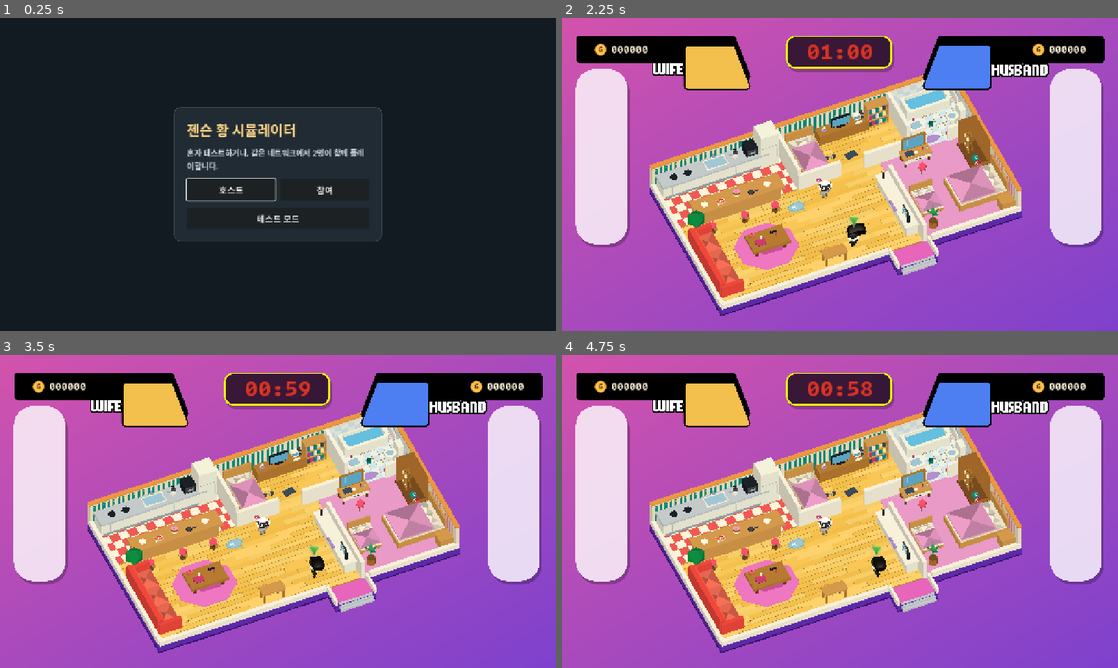
Above: before the commit, frames 1-4 (two rows, left to right).
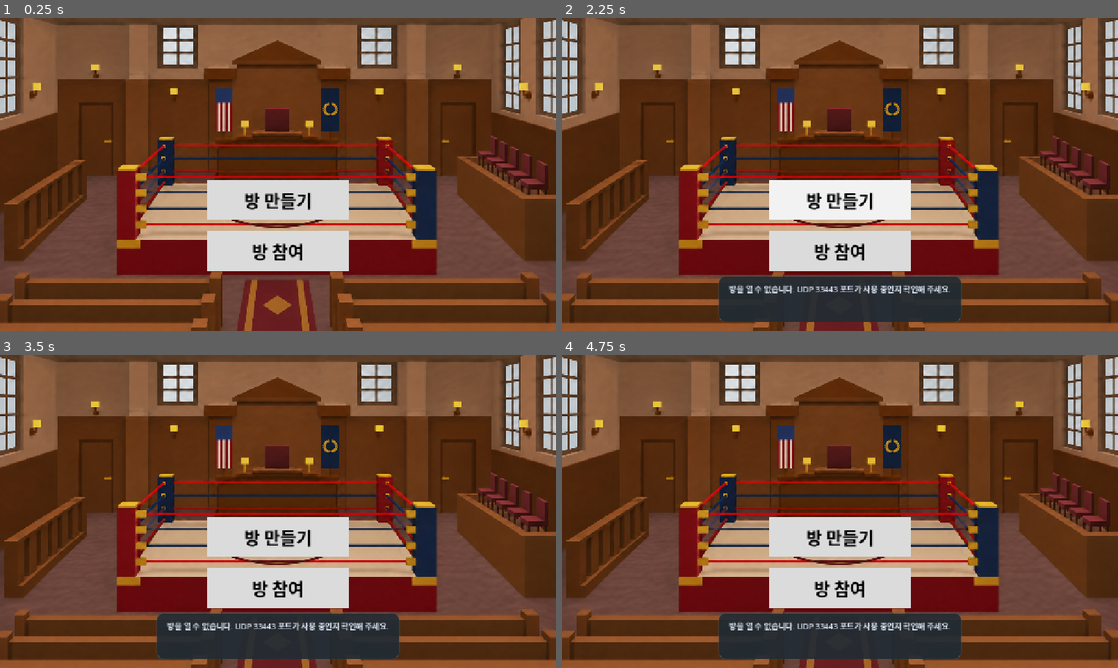
Above: after the commit, the same moments.

Repository: goray123/JensenHuangSimulator
Game: Godot game, scene res://lan_lobby.tscn
Same seed, same stepped clock (60 frames per second), same inputs: the game is played once before the commit and once after it.
Inputs (mouse positions are in pixels of both pictures, inside the frame that each line leads up to):
- Up to frame 1 (0.25 s): no input
- Up to frame 2 (2.25 s): click "호스트" (after the commit: "방 만들기") at 0.5 s; click "참여" (after the commit: "방 참여") at 1.25 s; click (840, 218) at 2 s, where only the run before the commit has a clickable "테스트 모드"
- Up to frame 3 (3.5 s): tap Enter at 2.75 s; move the mouse to (400, 495) at 2.77 s; hold D (move_right) from 2.78 s (still down); hold Right mouse button (bag_item) from 2.78 s (still down); click (400, 495) at 2.92 s; tap Space at 3.02 s
- Up to frame 4 (4.75 s): release D (move_right) at 3.5 s; release Right mouse button (bag_item) at 3.5 s; drag from (728, 527) to (812, 574) at 3.52 s; move the mouse to (895, 442) at 4.27 s; hold D (move_right) from 4.28 s (still down); hold F (test_hit) from 4.28 s (still down); click (895, 442) at 4.42 s

The runs differ from the first frame. In frame 1, 98% of the frame differs, in the area x 0-100%, y 0-100%; in frame 2, 99%; in frame 3, 100%; in frame 4, 100%.

Commit message:
feat : 컷 만화 추가

Diff:
--- /dev/null
+++ b/intro_cutscene.gd
@@ -0,0 +1,173 @@
+extends CanvasLayer
+## Comic intro shown before entering the game.
+## Toon1~5 slide in one by one on a black screen, then Toon6 slides in under them and plays its video.
+## Each panel moves on after a click or 0.6 s after it settles; clicks also skip the video.
+
+signal finished
+
+## Every panel image shares this page size; Toon6's video covers VIDEO_RECT of it.
+const PAGE_SIZE := Vector2(2360, 1640)
+const VIDEO_RECT := Rect2(6, 32, 2360, 1573)
+const SLIDE_DISTANCE := 40.0
+const ENTER_TIME := 0.5
+const HOLD_TIME := 0.6
+const END_DELAY := 0.5
+const PANELS: Array[Texture2D] = [
+	preload("res://assets/Sprites/TitleScene/Cutscene/Toon1.png"),
+	preload("res://assets/Sprites/TitleScene/Cutscene/Toon2.png"),
+	preload("res://assets/Sprites/TitleScene/Cutscene/Toon3.png"),
+	preload("res://assets/Sprites/TitleScene/Cutscene/Toon4.png"),
+	preload("res://assets/Sprites/TitleScene/Cutscene/Toon5.png"),
+]
+## Direction each Toon comes from (Toon1~6).
+const FROM: Array[Vector2] = [Vector2.UP, Vector2.LEFT, Vector2.UP, Vector2.UP, Vector2.DOWN, Vector2.UP]
+const VIDEO := preload("res://assets/Sprites/TitleScene/Toon6_Anim.ogv")
+const FIRST_FRAME := preload("res://assets/Sprites/TitleScene/Cutscene/Toon6_First.png")
+const LAST_FRAME := preload("res://assets/Sprites/TitleScene/Cutscene/Toon6_Last.png")
+
+var _page: Control
+var _steps: Array[Control] = []
+var _video: VideoStreamPlayer
+var _poster: TextureRect
+var _waiting: Label
+var _step := -1
+var _token := 0
+var _tween: Tween
+var _scale := 1.0
+var _ending := false
+
+
+func _ready() -> void:
+	layer = 100
+	var black := ColorRect.new()
+	black.color = Color.BLACK
+	black.set_anchors_preset(Control.PRESET_FULL_RECT)
+	add_child(black)
+
+	var view := get_viewport().get_visible_rect().size
+	_scale = minf(view.x / VIDEO_RECT.size.x, view.y / VIDEO_RECT.size.y)
+	_page = Control.new()
+	_page.mouse_filter = Control.MOUSE_FILTER_IGNORE
+	_page.texture_filter = CanvasItem.TEXTURE_FILTER_LINEAR_WITH_MIPMAPS
+	_page.size = PAGE_SIZE
+	_page.scale = Vector2.ONE * _scale
+	_page.position = (view - VIDEO_RECT.size * _scale) / 2.0 - VIDEO_RECT.position * _scale
+	add_child(_page)
+
+	# Toon6 is added first so it sits under every other Toon.
+	var toon6 := Control.new()
+	toon6.mouse_filter = Control.MOUSE_FILTER_IGNORE
+	toon6.size = PAGE_SIZE
+	_poster = _make_rect(FIRST_FRAME, VIDEO_RECT)
+	toon6.add_child(_poster)
+	_video = VideoStreamPlayer.new()
+	_video.stream = VIDEO
+	_video.expand = true
+	_video.position = VIDEO_RECT.position
+	_video.size = VIDEO_RECT.size
+	_video.visible = false
+	_video.finished.connect(_end_video)
+	toon6.add_child(_video)
+	_page.add_child(toon6)
+	for texture in PANELS:
+		_steps.append(_make_rect(texture, Rect2(Vector2.ZERO, PAGE_SIZE)))
+		_page.add_child(_steps.back())
+	_steps.append(toon6)
+	for node in _steps:
+		node.hide()
+
+	_waiting = Label.new()
+	_waiting.text = "상대를 기다리는 중…"
+	_waiting.add_theme_font_size_override(&"font_size", 22)
+	_waiting.horizontal_alignment = HORIZONTAL_ALIGNMENT_CENTER
+	_waiting.set_anchors_and_offsets_preset(Control.PRESET_CENTER_BOTTOM)
+	_waiting.offset_left = -200.0
+	_waiting.offset_right = 200.0
+	_waiting.offset_top = -48.0
+	_waiting.offset_bottom = -16.0
+	_waiting.hide()
+	add_child(_waiting)
+
+	_next()
+
+
+## Shown when this player finished the intro but the other player is still watching.
+func show_waiting() -> void:
+	_waiting.show()
+
+
+func _make_rect(texture: Texture2D, rect: Rect2) -> TextureRect:
+	var node := TextureRect.new()
+	node.texture = texture
+	node.expand_mode = TextureRect.EXPAND_IGNORE_SIZE
+	node.mouse_filter = Control.MOUSE_FILTER_IGNORE
+	node.position = rect.position
+	node.size = rect.size
+	return node
+
+
+func _next() -> void:
+	_step += 1
+	_token += 1
+	var node := _steps[_step]
+	node.position = FROM[_step] * SLIDE_DISTANCE / _scale
+	node.modulate.a = 0.0
+	node.show()
+	_tween = create_tween().set_parallel().set_trans(Tween.TRANS_CUBIC).set_ease(Tween.EASE_OUT)
+	_tween.tween_property(node, ^"position", Vector2.ZERO, ENTER_TIME)
+	_tween.tween_property(node, ^"modulate:a", 1.0, ENTER_TIME)
+	_tween.finished.connect(_on_entered.bind(_token))
+
+
+func _on_entered(token: int) -> void:
+	if token != _token:
+		return
+	if _step == _steps.size() - 1:
+		_play_video()
+	else:
+		get_tree().create_timer(HOLD_TIME).timeout.connect(_hold_done.bind(token))
+
+
+func _hold_done(token: int) -> void:
+	if token == _token:
+		_next()
+
+
+func _snap_current() -> void:
+	if _tween != null and _tween.is_valid():
+		_tween.kill()
+	var node := _steps[_step]
+	node.position = Vector2.ZERO
+	node.modulate.a = 1.0
+
+
+func _play_video() -> void:
+	_token += 1
+	_video.show()
+	_video.play()
+
+
+func _end_video() -> void:
+	if _ending:
+		return
+	_ending = true
+	_video.stop()
+	_video.hide()
+	_poster.texture = LAST_FRAME
+	get_tree().create_timer(END_DELAY).timeout.connect(finished.emit)
+
+
+func _input(event: InputEvent) -> void:
+	if not (event is InputEventMouseButton or event is InputEventMouseMotion):
+		return
+	get_viewport().set_input_as_handled()
+	if not (event is InputEventMouseButton and event.pressed and event.button_index == MOUSE_BUTTON_LEFT) or _ending:
+		return
+	if _video.is_playing():
+		_end_video()
+		return
+	_snap_current()
+	if _step == _steps.size() - 1:
+		_play_video()
+	else:
+		_next()
--- a/lan_lobby.gd
+++ b/lan_lobby.gd
@@ -4,11 +4,15 @@
 
 const APARTMENT := preload("res://house.tscn")
 const TEST_MODE := preload("res://test_mode.gd")
+const INTRO := preload("res://intro_cutscene.gd")
 const GAME_PORT := 33443
 const DISCOVERY_PORT := 33444
 const TIMEOUT_MS := 4500
 const SEARCH_INTERVAL_MS := 350
-const READY_MESSAGE := "혼자 테스트하거나, 같은 네트워크에서 2명이 함께 플레이합니다."
+const READY_MESSAGE := ""
+
+## Off in automated tests so they enter the game without waiting for the comic intro.
+@export var play_intro := true
 
 var _state := State.IDLE
 var _peer: ENetMultiplayerPeer
@@ -18,13 +22,15 @@
 var _deadline := 0
 var _next_search := 0
 var _apartment: Node3D
+var _intro: CanvasLayer
+var _intro_done_peers: Array[int] = []
 
 @onready var _menu: Control = $Menu
 @onready var _status: Label = %Status
+@onready var _status_panel: Control = %StatusPanel
 @onready var _host_button: Button = %Host
 @onready var _join_button: Button = %Join
 @onready var _start_button: Button = %Start
-@onready var _test_button: Button = %TestMode
 @onready var _back_hint: Label = %BackHint
 
 
@@ -32,7 +38,6 @@
 	_host_button.pressed.connect(_host_room)
 	_join_button.pressed.connect(_find_room)
 	_start_button.pressed.connect(_start_game)
-	_test_button.pressed.connect(_start_test_mode)
 	multiplayer.peer_connected.connect(_on_peer_connected)
 	multiplayer.peer_disconnected.connect(_on_peer_disconnected)
 	multiplayer.connected_to_server.connect(_on_connected_to_host)
@@ -48,6 +53,9 @@
 func _unhandled_key_input(event: InputEvent) -> void:
 	if _state != State.IDLE and event.is_action_pressed(&"ui_cancel"):
 		_return_to_menu(READY_MESSAGE)
+		get_viewport().set_input_as_handled()
+	elif _state == State.IDLE and event is InputEventKey and event.pressed and not event.echo and event.physical_keycode == KEY_F2:
+		_start_test_mode()
 		get_viewport().set_input_as_handled()
 	elif _state == State.TESTING and event.is_action_pressed(&"test_reset"):
 		_restart_test_mode.call_deferred()
@@ -166,6 +174,37 @@
 	var peers := multiplayer.get_peers()
 	if peers.size() == 1:
 		_peer.refuse_new_connections = true
+		_intro_done_peers.clear()
+		_play_match_intro.rpc(peers[0])
+
+
+## Both players watch the intro; the host opens the map once both have finished it.
+@rpc("authority", "call_local", "reliable")
+func _play_match_intro(guest_id: int) -> void:
+	if _apartment != null or _intro != null or (_state != State.HOSTING and multiplayer.get_unique_id() != guest_id):
+		return
+	_run_intro(_on_match_intro_done)
+
+
+func _on_match_intro_done() -> void:
+	if _intro != null:
+		_intro.show_waiting()
+	if multiplayer.is_server():
+		_report_intro_done()
+	elif _state == State.JOINED:
+		_report_intro_done.rpc_id(1)
+
+
+@rpc("any_peer", "call_remote", "reliable")
+func _report_intro_done() -> void:
+	if not multiplayer.is_server() or _state != State.HOSTING or _apartment != null:
+		return
+	var sender := multiplayer.get_remote_sender_id()
+	var peer_id := sender if sender != 0 else 1
+	if peer_id not in _intro_done_peers:
+		_intro_done_peers.append(peer_id)
+	var peers := multiplayer.get_peers()
+	if peers.size() == 1 and 1 in _intro_done_peers and peers[0] in _intro_done_peers:
 		_open_apartment.rpc(peers[0])
 
 
@@ -173,6 +212,7 @@
 func _open_apartment(guest_id: int) -> void:
 	if _apartment != null or (_state != State.HOSTING and multiplayer.get_unique_id() != guest_id):
 		return
+	_remove_intro()
 	_apartment = APARTMENT.instantiate()
 	_apartment.guest_peer_id = guest_id
 	add_child(_apartment)
@@ -184,10 +224,34 @@
 		return
 	_close_network()
 	_state = State.TESTING
-	_open_test_apartment()
+	_run_intro(_on_test_intro_done)
+
+
+func _on_test_intro_done() -> void:
+	if _state == State.TESTING and _apartment == null:
+		_open_test_apartment()
+
+
+## Shows the comic intro over everything, then calls on_done.
+func _run_intro(on_done: Callable) -> void:
+	_menu.hide()
+	if not play_intro:
+		on_done.call_deferred()
+		return
+	_intro = INTRO.new()
+	_intro.name = "Intro"
+	_intro.finished.connect(on_done)
+	add_child(_intro)
+
+
+func _remove_intro() -> void:
+	if _intro != null:
+		_intro.queue_free()
+		_intro = null
 
 
 func _open_test_apartment() -> void:
+	_remove_intro()
 	_apartment = APARTMENT.instantiate()
 	add_child(_apartment)
 	var test_mode := TEST_MODE.new()
@@ -197,13 +261,14 @@
 
 
 func _restart_test_mode() -> void:
-	if _state != State.TESTING:
+	if _state != State.TESTING or _apartment == null:
 		return
 	_remove_apartment()
 	_open_test_apartment()
 
 
 func _remove_apartment() -> void:
+	_remove_intro()
 	if _apartment != null:
 		remove_child(_apartment)
 		_apartment.queue_free()
@@ -229,7 +294,7 @@
 	_status.text = message
 	_host_button.visible = _state == State.IDLE
 	_join_button.visible = _state == State.IDLE
-	_test_button.visible = _state == State.IDLE
+	_status_panel.visible = _state != State.IDLE or not message.is_empty()
 	_start_button.visible = _state == State.HOSTING
 	_start_button.disabled = _state != State.HOSTING or multiplayer.get_peers().is_empty()
 	_back_hint.visible = _state != State.IDLE
--- a/lan_lobby.tscn
+++ b/lan_lobby.tscn
@@ -1,13 +1,14 @@
 [gd_scene format=3]
 
 [ext_resource type="Script" path="res://lan_lobby.gd" id="1_lobby"]
+[ext_resource type="Texture2D" path="res://assets/Sprites/TitleScene/임시 배경.png" id="2_bg"]
 
 [sub_resource type="StyleBoxFlat" id="StyleBoxFlat_panel"]
-content_margin_left = 30.0
-content_margin_top = 28.0
-content_margin_right = 30.0
-content_margin_bottom = 28.0
-bg_color = Color(0.13, 0.17, 0.2, 1)
+content_margin_left = 24.0
+content_margin_top = 16.0
+content_margin_right = 24.0
+content_margin_bottom = 16.0
+bg_color = Color(0.13, 0.17, 0.2, 0.92)
 border_width_left = 1
 border_width_top = 1
 border_width_right = 1
@@ -17,6 +18,21 @@
 corner_radius_top_right = 16
 corner_radius_bottom_left = 16
 corner_radius_bottom_right = 16
+
+[sub_resource type="SystemFont" id="SystemFont_title"]
+font_names = PackedStringArray("Malgun Gothic", "Apple SD Gothic Neo", "Noto Sans CJK KR", "Sans-Serif")
+font_weight = 700
+
+[sub_resource type="StyleBoxFlat" id="StyleBoxFlat_button"]
+bg_color = Color(0.86, 0.86, 0.86, 1)
+
+[sub_resource type="StyleBoxFlat" id="StyleBoxFlat_button_hover"]
+bg_color = Color(0.95, 0.95, 0.95, 1)
+
+[sub_resource type="StyleBoxFlat" id="StyleBoxFlat_button_pressed"]
+bg_color = Color(0.72, 0.72, 0.72, 1)
+
+[sub_resource type="StyleBoxEmpty" id="StyleBoxEmpty_focus"]
 
 [node name="LanLobby" type="Node"]
 script = ExtResource("1_lobby")
@@ -29,88 +45,108 @@
 grow_horizontal = 2
 grow_vertical = 2
 
-[node name="Backdrop" type="ColorRect" parent="Menu"]
+[node name="Background" type="TextureRect" parent="Menu"]
 layout_mode = 1
 anchors_preset = 15
 anchor_right = 1.0
 anchor_bottom = 1.0
 grow_horizontal = 2
 grow_vertical = 2
-color = Color(0.075, 0.105, 0.135, 1)
+texture = ExtResource("2_bg")
+expand_mode = 1
+stretch_mode = 6
 
-[node name="Center" type="CenterContainer" parent="Menu"]
+[node name="TitleButtons" type="VBoxContainer" parent="Menu"]
 layout_mode = 1
-anchors_preset = 15
-anchor_right = 1.0
-anchor_bottom = 1.0
+anchors_preset = 8
+anchor_left = 0.5
+anchor_top = 0.5
+anchor_right = 0.5
+anchor_bottom = 0.5
+offset_left = -165.0
+offset_top = 14.0
+offset_right = 165.0
+offset_bottom = 221.0
 grow_horizontal = 2
 grow_vertical = 2
+theme_override_constants/separation = 27
 
-[node name="Panel" type="PanelContainer" parent="Menu/Center"]
-custom_minimum_size = Vector2(480, 0)
+[node name="Host" type="Button" parent="Menu/TitleButtons"]
+unique_name_in_owner = true
+custom_minimum_size = Vector2(0, 90)
 layout_mode = 2
+mouse_default_cursor_shape = 2
+theme_override_colors/font_color = Color(0, 0, 0, 1)
+theme_override_colors/font_hover_color = Color(0, 0, 0, 1)
+theme_override_colors/font_pressed_color = Color(0, 0, 0, 1)
+theme_override_colors/font_focus_color = Color(0, 0, 0, 1)
+theme_override_fonts/font = SubResource("SystemFont_title")
+theme_override_font_sizes/font_size = 40
+theme_override_styles/normal = SubResource("StyleBoxFlat_button")
+theme_override_styles/hover = SubResource("StyleBoxFlat_button_hover")
+theme_override_styles/pressed = SubResource("StyleBoxFlat_button_pressed")
+theme_override_styles/focus = SubResource("StyleBoxEmpty_focus")
+text = "방 만들기"
+
+[node name="Join" type="Button" parent="Menu/TitleButtons"]
+unique_name_in_owner = true
+custom_minimum_size = Vector2(0, 90)
+layout_mode = 2
+mouse_default_cursor_shape = 2
+theme_override_colors/font_color = Color(0, 0, 0, 1)
+theme_override_colors/font_hover_color = Color(0, 0, 0, 1)
+theme_override_colors/font_pressed_color = Color(0, 0, 0, 1)
+theme_override_colors/font_focus_color = Color(0, 0, 0, 1)
+theme_override_fonts/font = SubResource("SystemFont_title")
+theme_override_font_sizes/font_size = 40
+theme_override_styles/normal = SubResource("StyleBoxFlat_button")
+theme_override_styles/hover = SubResource("StyleBoxFlat_button_hover")
+theme_override_styles/pressed = SubResource("StyleBoxFlat_button_pressed")
+theme_override_styles/focus = SubResource("StyleBoxEmpty_focus")
+text = "방 참여"
+
+[node name="StatusPanel" type="PanelContainer" parent="Menu"]
+unique_name_in_owner = true
+layout_mode = 1
+anchors_preset = 7
+anchor_left = 0.5
+anchor_top = 1.0
+anchor_right = 0.5
+anchor_bottom = 1.0
+offset_left = -280.0
+offset_top = -126.0
+offset_right = 280.0
+offset_bottom = -20.0
+grow_horizontal = 2
+grow_vertical = 0
 theme_override_styles/panel = SubResource("StyleBoxFlat_panel")
 
-[node name="Content" type="VBoxContainer" parent="Menu/Center/Panel"]
+[node name="Content" type="VBoxContainer" parent="Menu/StatusPanel"]
 layout_mode = 2
-theme_override_constants/separation = 16
+theme_override_constants/separation = 12
 
-[node name="Title" type="Label" parent="Menu/Center/Panel/Content"]
-layout_mode = 2
-theme_override_colors/font_color = Color(1, 0.84, 0.53, 1)
-theme_override_font_sizes/font_size = 32
-text = "젠슨 황 시뮬레이터"
-
-[node name="Status" type="Label" parent="Menu/Center/Panel/Content"]
+[node name="Status" type="Label" parent="Menu/StatusPanel/Content"]
 unique_name_in_owner = true
-custom_minimum_size = Vector2(0, 52)
 layout_mode = 2
 theme_override_colors/font_color = Color(0.84, 0.88, 0.93, 1)
 theme_override_font_sizes/font_size = 18
+horizontal_alignment = 1
 autowrap_mode = 3
 
-[node name="Actions" type="HBoxContainer" parent="Menu/Center/Panel/Content"]
-layout_mode = 2
-theme_override_constants/separation = 12
-
-[node name="Host" type="Button" parent="Menu/Center/Panel/Content/Actions"]
-unique_name_in_owner = true
-custom_minimum_size = Vector2(0, 50)
-layout_mode = 2
-size_flags_horizontal = 3
-theme_override_font_sizes/font_size = 20
-text = "호스트"
-
-[node name="Join" type="Button" parent="Menu/Center/Panel/Content/Actions"]
-unique_name_in_owner = true
-custom_minimum_size = Vector2(0, 50)
-layout_mode = 2
-size_flags_horizontal = 3
-theme_override_font_sizes/font_size = 20
-text = "참여"
-
-[node name="Start" type="Button" parent="Menu/Center/Panel/Content/Actions"]
+[node name="Start" type="Button" parent="Menu/StatusPanel/Content"]
 unique_name_in_owner = true
 visible = false
 custom_minimum_size = Vector2(0, 50)
 layout_mode = 2
-size_flags_horizontal = 3
 theme_override_font_sizes/font_size = 20
 disabled = true
 text = "게임 시작"
 
-[node name="TestMode" type="Button" parent="Menu/Center/Panel/Content"]
-unique_name_in_owner = true
-custom_minimum_size = Vector2(0, 50)
-layout_mode = 2
-theme_override_font_sizes/font_size = 20
-text = "테스트 모드"
-tooltip_text = "혼자서 이동, 물건 들기와 던지기, 피격 효과를 시험합니다."
-
-[node name="BackHint" type="Label" parent="Menu/Center/Panel/Content"]
+[node name="BackHint" type="Label" parent="Menu/StatusPanel/Content"]
 unique_name_in_owner = true
 visible = false
 layout_mode = 2
 theme_override_colors/font_color = Color(0.72, 0.78, 0.83, 1)
 theme_override_font_sizes/font_size = 16
+horizontal_alignment = 1
 text = "Esc  처음으로"
--- a/tests/contest_lan_smoke.gd
+++ b/tests/contest_lan_smoke.gd
@@ -55,6 +55,7 @@
 	_barrier.name = "ContestSmokeBarrier"
 	root.add_child(_barrier)
 	_lobby = LOBBY.instantiate()
+	_lobby.play_intro = false
 	root.add_child(_lobby)
 	if is_host:
 		_lobby.get_node("%Host").pressed.emit()
--- /dev/null
+++ b/tests/intro_smoke.gd
@@ -0,0 +1,77 @@
+extends SceneTree
+
+var failed := false
+
+
+func _initialize() -> void:
+	call_deferred("_run")
+
+
+func _run() -> void:
+	create_timer(20.0).timeout.connect(func() -> void:
+		push_error("Intro smoke test timed out.")
+		quit(1)
+	)
+	var lobby := preload("res://lan_lobby.tscn").instantiate()
+	root.add_child(lobby)
+	await _frames(2)
+	_check(lobby.get_node("%Host").text == "방 만들기" and lobby.get_node("%Join").text == "방 참여", "The title screen shows the two room buttons")
+	_check(not lobby.get_node("%StatusPanel").visible, "The idle title screen has no status panel")
+	await _tap(KEY_F2)
+	var intro := lobby.get_node_or_null("Intro")
+	_check(intro != null and lobby.get_node_or_null("Apartment") == null and not lobby.get_node("Menu").visible, "F2 starts the intro before the test map")
+	var page: Control = intro._page
+	_check(intro._steps[5] == page.get_child(0), "Toon6 is layered under every other Toon")
+	_check(intro._step == 0 and intro._steps[0].position.y < 0.0, "Toon1 enters from above")
+	await create_timer(1.3).timeout
+	_check(intro._step == 1, "A Toon advances on its own 0.6 s after settling")
+	_check(intro._steps[1].position.x < 0.0, "Toon2 enters from the left")
+	await _click()
+	_check(intro._step == 2 and intro._steps[1].position == Vector2.ZERO, "A click settles the current Toon and shows the next one")
+	await _click()
+	await _click()
+	_check(intro._step == 4 and intro._steps[4].position.y > 0.0, "Toon5 enters from below")
+	await _click()
+	_check(intro._step == 5 and intro._steps[5].position.y < 0.0 and not intro._video.is_playing(), "Toon6 slides in before its video plays")
+	await _click()
+	_check(intro._video.is_playing(), "The Toon6 video plays once Toon6 has settled")
+	await _click()
+	_check(not intro._video.is_playing() and lobby.get_node_or_null("Apartment") == null, "A click skips the video, then the game waits 0.5 s")
+	await create_timer(0.7).timeout
+	_check(lobby.get_node_or_null("Apartment/TestMode") != null and not is_instance_valid(intro), "The test map opens after the intro")
+	lobby.free()
+	if not failed:
+		print("Intro smoke test passed.")
+	quit(int(failed))
+
+
+func _check(condition: bool, message: String) -> void:
+	if not condition:
+		failed = true
+		push_error(message)
+
+
+func _click() -> void:
+	for pressed in [true, false]:
+		var event := InputEventMouseButton.new()
+		event.button_index = MOUSE_BUTTON_LEFT
+		event.pressed = pressed
+		Input.parse_input_event(event)
+	Input.flush_buffered_events()
+	await _frames(2)
+
+
+func _tap(key: Key) -> void:
+	for pressed in [true, false]:
+		var event := InputEventKey.new()
+		event.keycode = key
+		event.physical_keycode = key
+		event.pressed = pressed
+		Input.parse_input_event(event)
+		Input.flush_buffered_events()
+	await _frames(2)
+
+
+func _frames(count: int) -> void:
+	for _frame in count:
+		await process_frame
--- a/tests/lan_smoke.gd
+++ b/tests/lan_smoke.gd
@@ -60,6 +60,7 @@
 	barrier.name = "SmokeBarrier"
 	root.add_child(barrier)
 	_lobby = LOBBY.instantiate()
+	_lobby.play_intro = false
 	root.add_child(_lobby)
 	var start := _lobby.get_node("%Start") as Button
 	if is_host:
@@ -69,6 +70,7 @@
 		await physics_frame
 		_check(not start.disabled, "Joining enables the host's Start button")
 		start.pressed.emit()
+		await _lobby.child_entered_tree
 	else:
 		_lobby.get_node("%Join").pressed.emit()
 		await _lobby.child_entered_tree
--- a/tests/sfx_smoke.gd
+++ b/tests/sfx_smoke.gd
@@ -167,8 +167,9 @@
 	sphere.disarm()
 	world.free()
 	var lobby := preload("res://lan_lobby.tscn").instantiate()
+	lobby.play_intro = false
 	root.add_child(lobby)
-	lobby.get_node("%TestMode").pressed.emit()
+	lobby._start_test_mode()
 	await _frames(15)
 	events.clear()
 	lobby.get_node("Apartment/TestMode").target.receive_hit(&"hit_bonk")
--- a/tests/test_mode_smoke.gd
+++ b/tests/test_mode_smoke.gd
@@ -9,11 +9,12 @@
 
 func _run() -> void:
 	var lobby := preload("res://lan_lobby.tscn").instantiate()
+	lobby.play_intro = false
 	root.add_child(lobby)
-	var button := lobby.get_node("%TestMode") as Button
-	await _wait_for_physics(2)
-	_check(button.visible and not button.disabled and button.size.y >= 50, "The main menu has an accessible Test Mode button")
-	button.pressed.emit()
+	var host_button := lobby.get_node("%Host") as Button
+	await _wait_for_physics(2)
+	_check(host_button.visible and lobby.get_node("%Join").visible and host_button.size.y >= 50, "The title screen shows the room buttons")
+	await _tap(KEY_F2)
 	var apartment := lobby.get_node("Apartment") as Node3D
 	var timer := apartment.get_node("RoundTimer") as Timer
 	var clock := apartment.get_node("HUD/TimeLeft") as Label
@@ -195,10 +196,9 @@
 	var restarted := lobby.get_node("Apartment") as Node3D
 	_check(restarted != apartment and restarted.can_process() and restarted.get_node("HUD/TimeLeft").text == "01:00", "R starts another one-minute test round from the timeout screen")
 	await _tap(KEY_ESCAPE)
-	_check(lobby.get_node_or_null("Apartment") == null and button.visible and lobby.get_node("Menu").visible, "Esc returns to the main menu")
+	_check(lobby.get_node_or_null("Apartment") == null and host_button.visible and lobby.get_node("Menu").visible, "Esc returns to the main menu")
 	_check(get_nodes_in_group(&"pickups").is_empty() and lobby._peer == null, "Leaving removes the test world and keeps networking closed")
-	button.pressed.emit()
-	await _wait_for_physics(2)
+	await _tap(KEY_F2)
 	_check(lobby.get_node_or_null("Apartment/TestMode") != null, "Test Mode can be entered again")
 	await _tap(KEY_ESCAPE)
 	_check(lobby.get_node("%Host").visible and lobby.get_node("%Join").visible, "Host and Join remain available after offline testing")
Binary file added: assets/Sprites/TitleScene/Cutscene/Toon1.png
Not shown, added: assets/Sprites/TitleScene/Cutscene/Toon1.png.import
Binary file added: assets/Sprites/TitleScene/Cutscene/Toon2.png
Not shown, added: assets/Sprites/TitleScene/Cutscene/Toon2.png.import
Binary file added: assets/Sprites/TitleScene/Cutscene/Toon3.png
Not shown, added: assets/Sprites/TitleScene/Cutscene/Toon3.png.import
Binary file added: assets/Sprites/TitleScene/Cutscene/Toon4.png
Not shown, added: assets/Sprites/TitleScene/Cutscene/Toon4.png.import
Binary file added: assets/Sprites/TitleScene/Cutscene/Toon5.png
Not shown, added: assets/Sprites/TitleScene/Cutscene/Toon5.png.import
Binary file added: assets/Sprites/TitleScene/Cutscene/Toon6_First.png
Not shown, added: assets/Sprites/TitleScene/Cutscene/Toon6_First.png.import
(and 19 more such lines)
